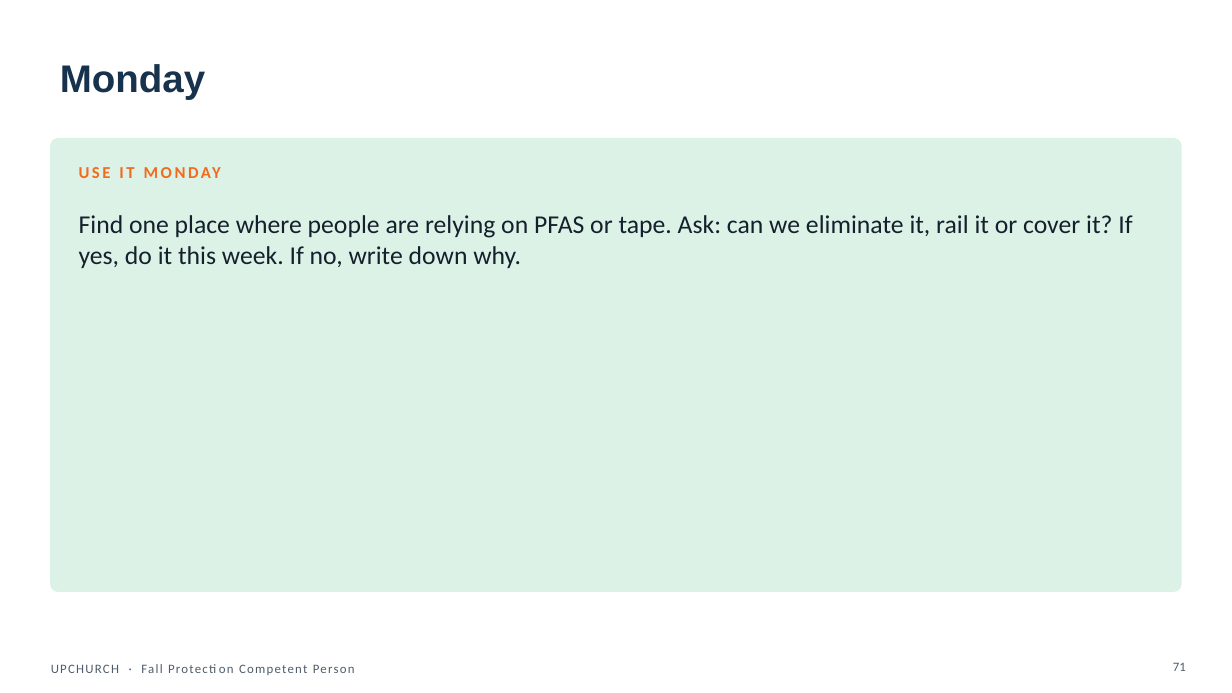
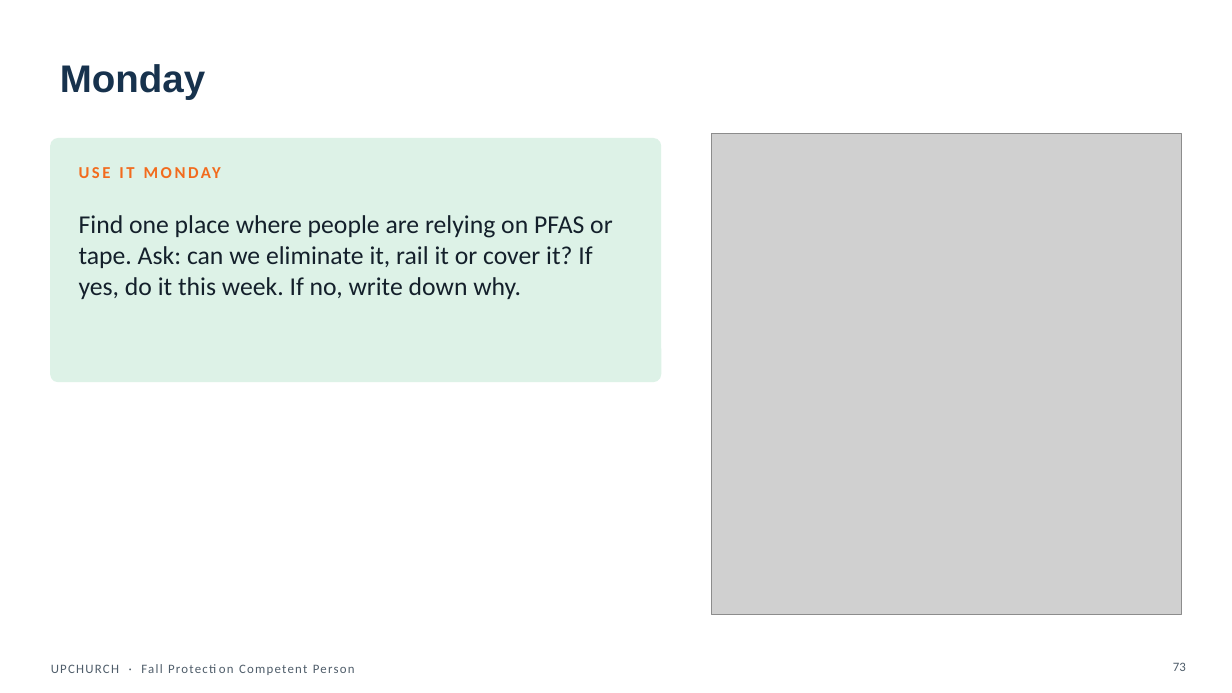
Before and after one commit to jeancastillo1983-max/index, a slide deck: slide 73 of deliverables/powerpoint/FPCP_M4_picking-the-right-system.pptx (slide 71 before the commit). Drawn at 1232x693 pixels with LibreOffice and Linux fonts; fonts in the diff are those of the drawing; grey boxes stand for pictures. Boxes give left, top, right and bottom in pixels: in the first picture for what was removed or moved away, otherwise in the second. Text is boxed around its words. In the diff, an @@ line names an element or a change of style, - is before the commit and + after.

```diff
--- a/deliverables/powerpoint/FPCP_M4_picking-the-right-system.pptx
+++ b/deliverables/powerpoint/FPCP_M4_picking-the-right-system.pptx
@@ rounded rectangle: place and size @@
-rounded rectangle at box(51, 139, 1181, 592)
+rounded rectangle at box(51, 139, 661, 382)
@@ rounded rectangle at box(51, 139, 661, 382): proportions changed @@
@@ picture added at box(712, 134, 1181, 615) @@
@@ text "USE IT MONDAY" rewrapped from box(79, 162, 1153, 199) to box(79, 162, 633, 199) @@
@@ text "Find one place where people ..." rewrapped from box(79, 215, 1132, 268) to box(79, 215, 612, 299) @@
@@ page number at box(1173, 662, 1186, 671): text changed @@
-71
+73
```
Also in this commit, not shown: 14 other slides changed, 2 slides added, 45 other files.
